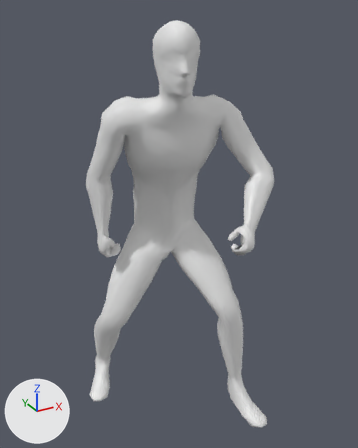
An edit to the Blender file humanblend_anim_idleblend_ikfix.blend, drawn before and after from the same camera.
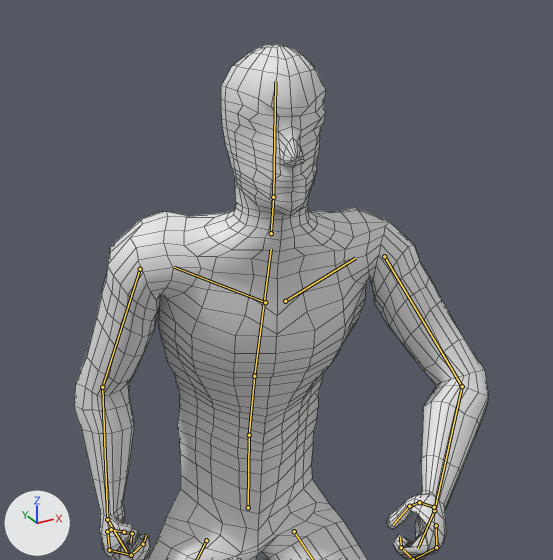
There are two pictures of each version: one whole from a 50 mm camera at (-0.987, -1.931, 1.872) aimed at (-0.013, -0.16, 0.987), one close up on the part from 15% to 85% of the width and 0% to 57% of the height. Arrows for +X, +Y and +Z are at lower left; the lights stay in place. Both versions are drawn at frame 140 of the action 'metarigAction'; the numbers are the values there. The bones that bend it are drawn over the model as lines in the close-ups. The close-ups show mesh edges as thin lines.
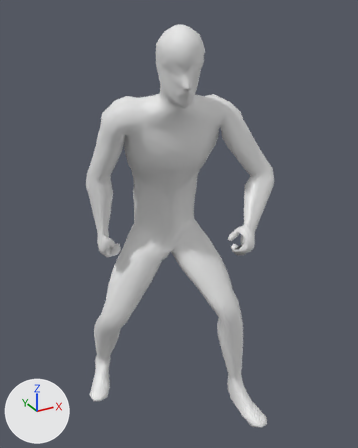
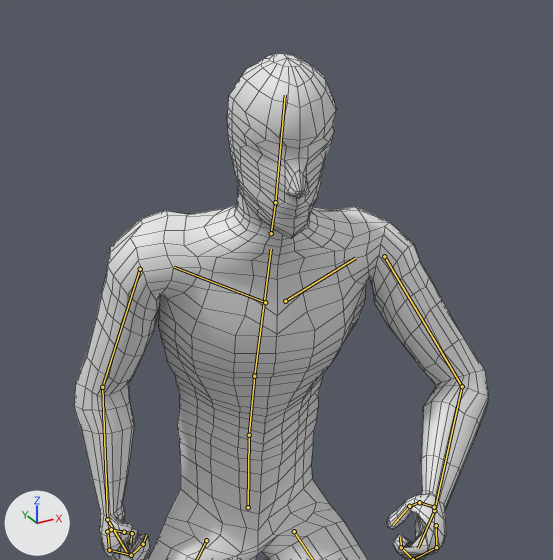
Where the change shows, as pixel boxes [x1, y1, x2, y2] in the close-ups (553 x 560 px):
'Plane', posed
    before: [74, 44, 488, 560]
    after: [74, 53, 488, 560]
bone 'neck', root to tip
    before: (271, 233) to (273, 197)
    after: (271, 233) to (275, 202)

The edits, one by one:
Bone 'neck' (bone_neck) turns from (-27, 0, 0) to (-12, 0, 0) degrees about its own x, y and z.
